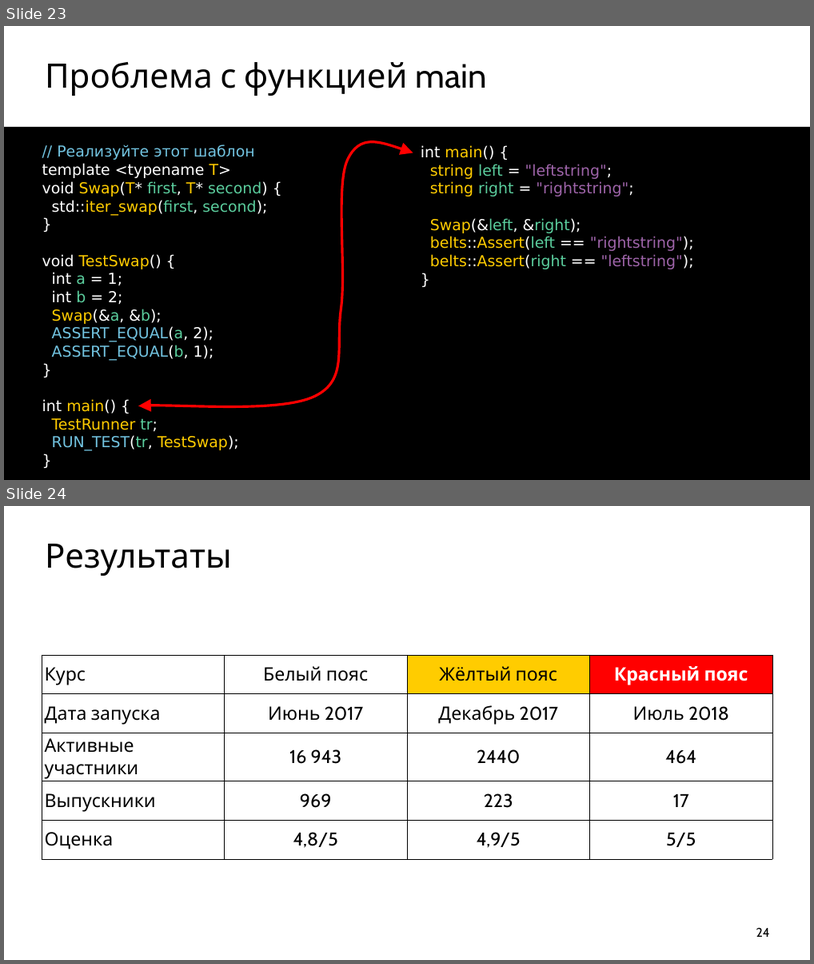
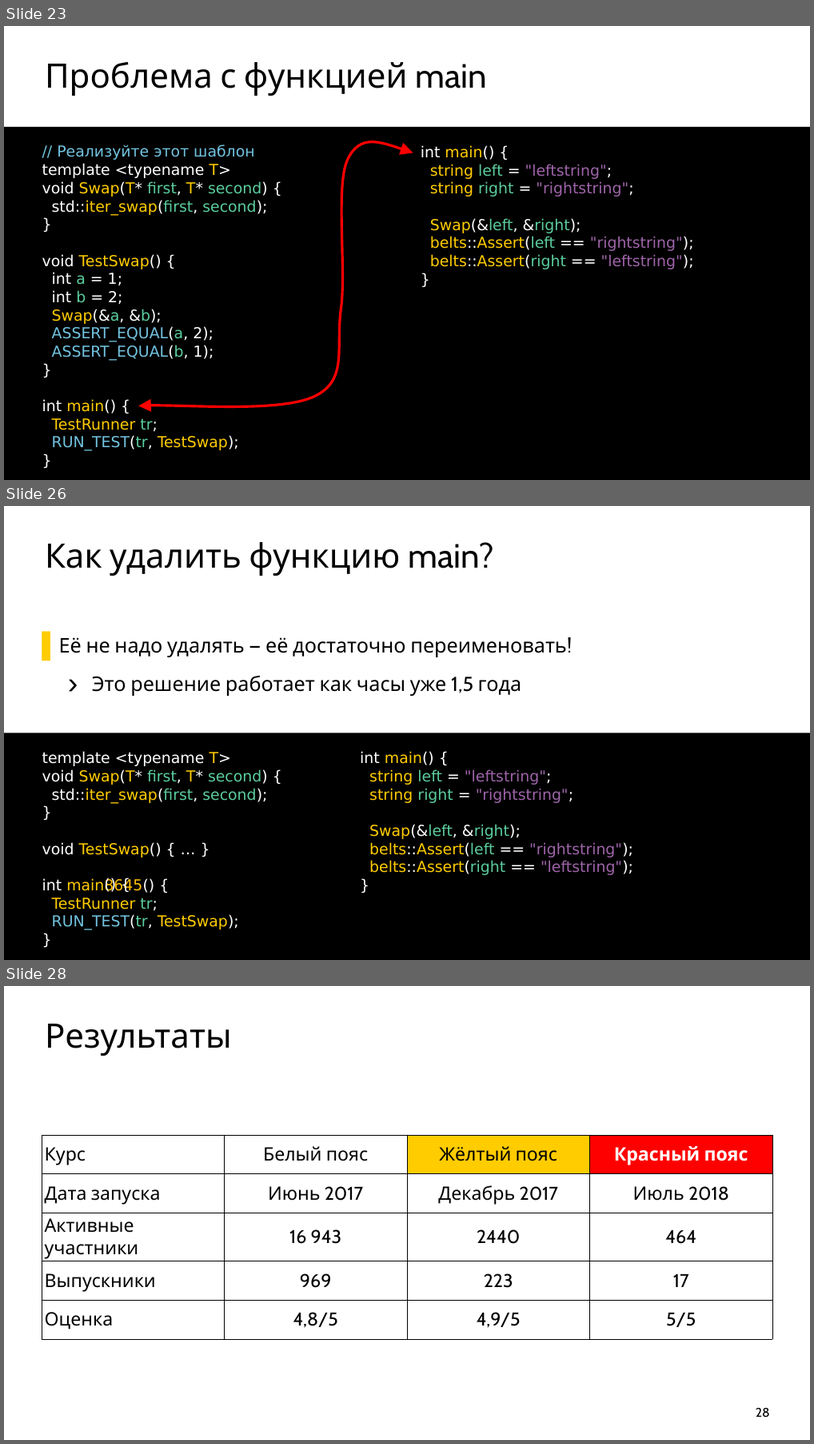
Before and after one commit to ishfb/cpprus18, a slide deck: slides.pptx. Shown one above the other, each under a label of ours: slides 23 and 24 before the commit, slides 23, 26 and 28 after it; the slides between them are not shown. The pictures are 814x964 and 814x1444 pixels, drawn with LibreOffice and Linux fonts; fonts in the diff are those of the drawing. Boxes give left, top, right and bottom in pixels: in the first picture for what was removed or moved away, otherwise in the second. Text is boxed around its words. In the diff, an @@ line names an element or a change of style, - is before the commit and + after.

```diff
--- a/slides.pptx
+++ b/slides.pptx
@@ slide 26 added at [4,506,810,960], background #FFFFFF @@
@@ title added at [45,542,494,576], 80 pt, text #000000 @@
+Как удалить функцию main?
@@ text added at [59,637,567,696], 48 pt, text #000000 @@
+  ▌ Её не надо удалять — её достаточно переименовать!
+    › Это решение работает как часы уже 1,5 года
@@ text added at [4,733,810,960], fill #000000, 36 pt, text #FFFFFF @@
+template <typename T>
+void Swap(T* first, T* second) {
+std::iter_swap(first, second);
+}
+void TestSwap() { … }
+int main
+TestRunner tr;
+RUN_TEST(tr, TestSwap);
+}
@@ text added at [360,751,634,875], 36 pt, text #9E64A9 @@
+int main() {
+string left = "leftstring";
+string right = "rightstring";
+Swap(&left, &right);
+belts::Assert(left == "rightstring");
+belts::Assert(right == "leftstring");
+}
@@ text added at [102,873,137,894], 36 pt, text #FFFFFF @@
+() {
@@ text added at [104,878,154,892], 36 pt, text #FFC000 @@
+8645() {
@@ what was slide 24 is now slide 28 @@
@@ page number at [756,1407,770,1417]: text changed @@
-24
+28
```
Also in this commit, not shown: 2 slides changed, 3 other slides added.
